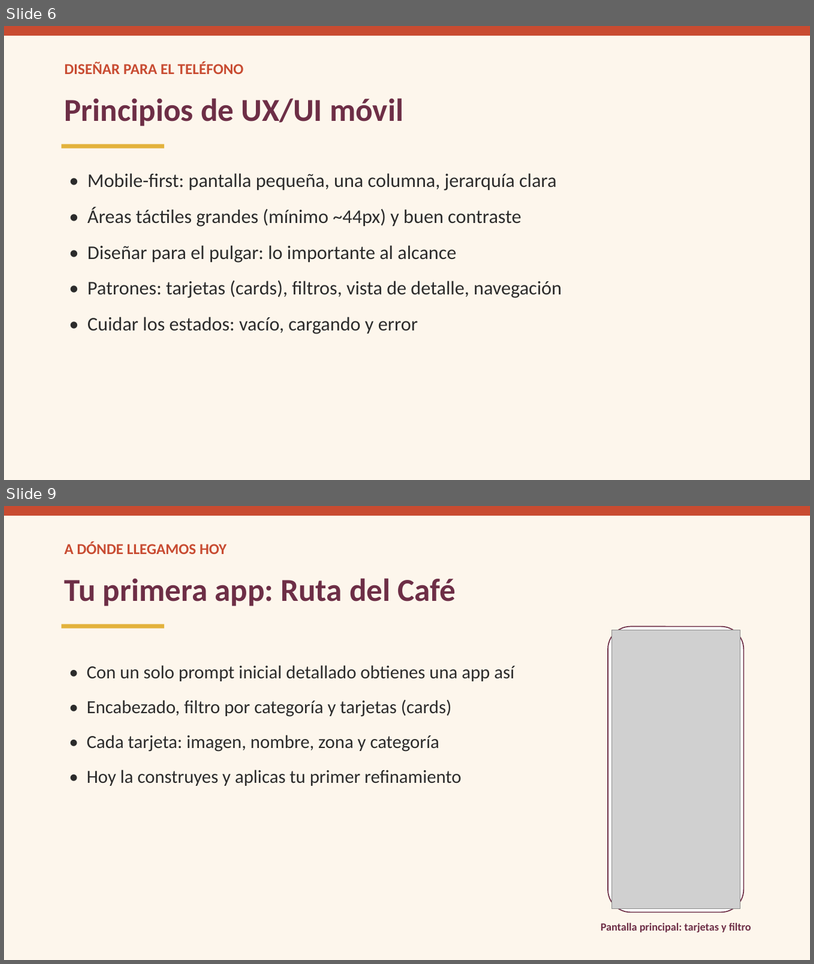
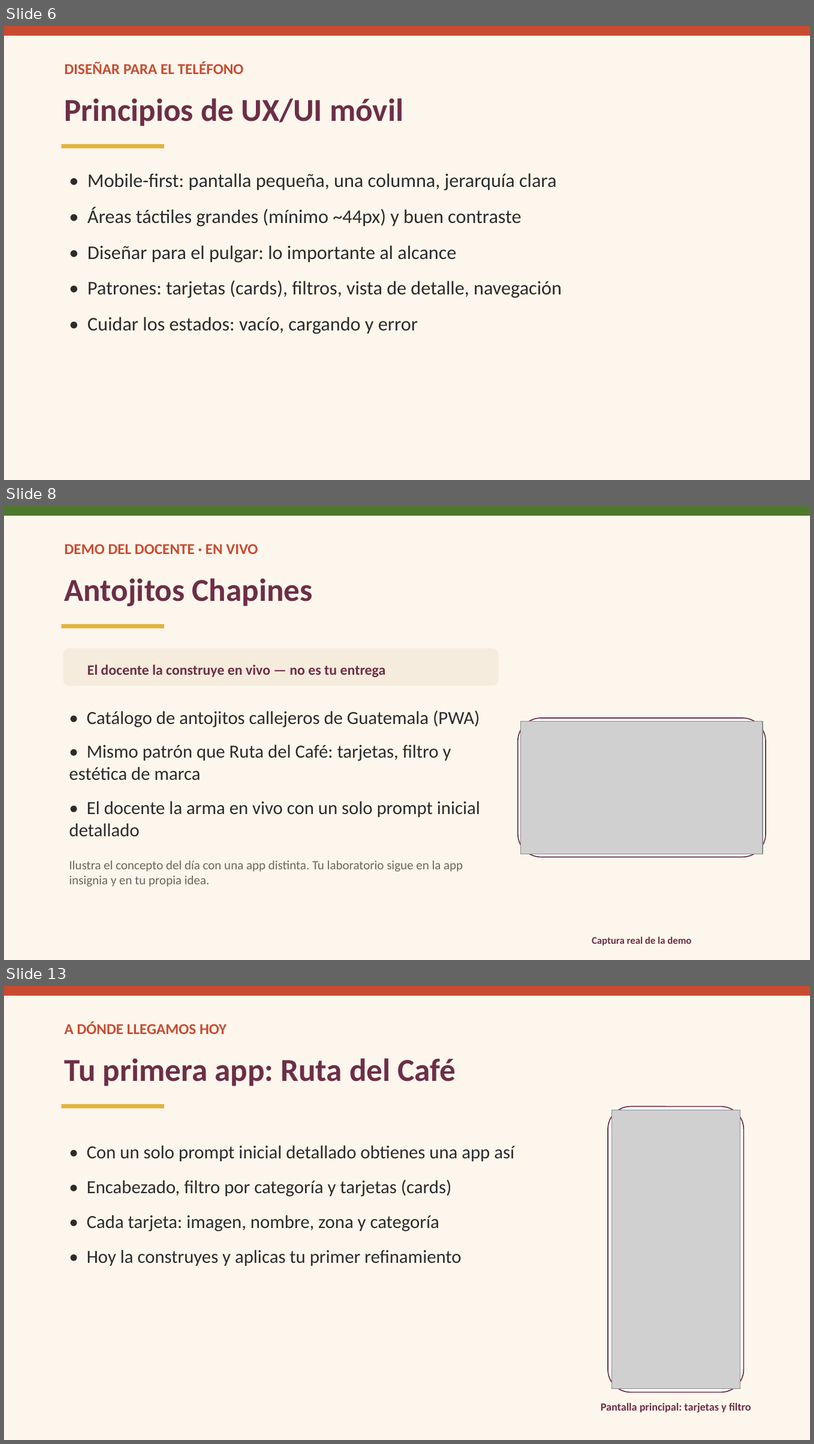
Before and after one commit to ykro/proyectos3-facom-public, a slide deck: slides/sesion-01.pptx. Shown one above the other, each under a label of ours: slides 6 and 9 before the commit, slides 6, 8 and 13 after it; the slides between them are not shown. The pictures are 814x964 and 814x1444 pixels, drawn with LibreOffice and Linux fonts; fonts in the diff are those of the drawing; grey boxes stand for pictures. Boxes give left, top, right and bottom in pixels: in the first picture for what was removed or moved away, otherwise in the second. Text is boxed around its words. In the diff, an @@ line names an element or a change of style, - is before the commit and + after.

Commit message:
3ª iteración: apps reales capturadas, flujo AI Studio en guías, demos en slides, docs y fixes
- 8 apps construidas en AI Studio y capturadas (2 insignia + 6 demos); capturas de
  flujo (Build, Enable Firebase, emulador) en guias-estudiante/img/ e insertadas en guías;
  placeholders de teléfono Android eliminados; PDFs regenerados con imágenes.
- Slides: slide 'Demo del docente' por sesión + GitHub, glosario GenAI, cómo genera la IA,
  estructura de archivos/personalización manual; contraste MUTED a AA.
- Guías: GitHub/glosario/overview, personalización manual, bitácora de prompts, plantillas.
- Prompts de las 6 demos (prompts-demos-docente.md).
- Nuevos docs: especificacion-asignaciones, material-de-apoyo-links, clase-01-guion-video, plantillas.
- Evaluación: sin defensa; Proyectos=30 sin split por proyecto; quizzes barajados; rúbrica Tareas/Labs.
- Sin 'Plan B' en ningún archivo; terminología unificada a 'Demo del docente'; badges corregidos.

```diff
--- a/slides/sesion-01.pptx
+++ b/slides/sesion-01.pptx
@@ slide 8 added at [4,506,810,960], background #FDF6EC @@
@@ rectangle added at [4,506,810,516], fill #4F772D @@
@@ text added at [65,544,258,554], 18 pt, text #C84B31, bold @@
+DEMO DEL DOCENTE · EN VIVO
@@ text added at [65,578,313,606], 38 pt, text #6D2E46, bold @@
+Antojitos Chapines
@@ rectangle added at [62,624,164,628], fill #E3B23C @@
@@ rounded rectangle added at [63,648,499,685], fill #F6ECDD @@
@@ text added at [87,664,386,677], 17 pt, text #6D2E46, bold @@
+El docente la construye en vivo — no es tu entrega
@@ text added at [69,710,480,837], 22 pt, text #2B2B2B @@
+• Catálogo de antojitos callejeros de Guatemala (PWA)
+• Mismo patrón que Ruta del Café: tarjetas, filtro y estética de marca
+• El docente la arma en vivo con un solo prompt inicial detallado
@@ rounded rectangle added at [518,718,766,857], fill #FFFFFF, outline #6D2E46 1.2 pt @@
@@ picture added at [521,721,763,854] @@
@@ text added at [69,860,463,886], 15 pt, text #6F645B @@
+Ilustra el concepto del día con una app distinta. Tu laboratorio sigue en la app insignia y en tu propia idea.
@@ text added at [592,936,692,945], 12 pt, text #6D2E46, bold @@
+Captura real de la demo
@@ what was slide 9 is now slide 13 @@
```
Also in this commit, not shown: 4 slides changed, 4 other slides added, 59 other files.
